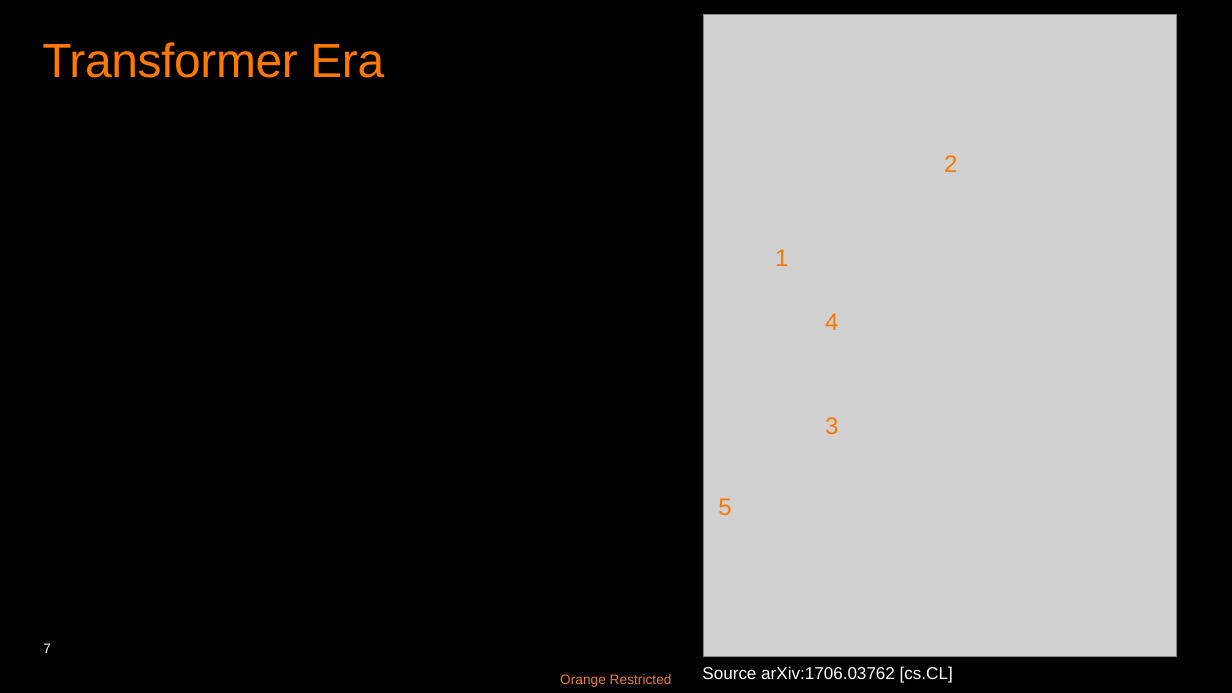
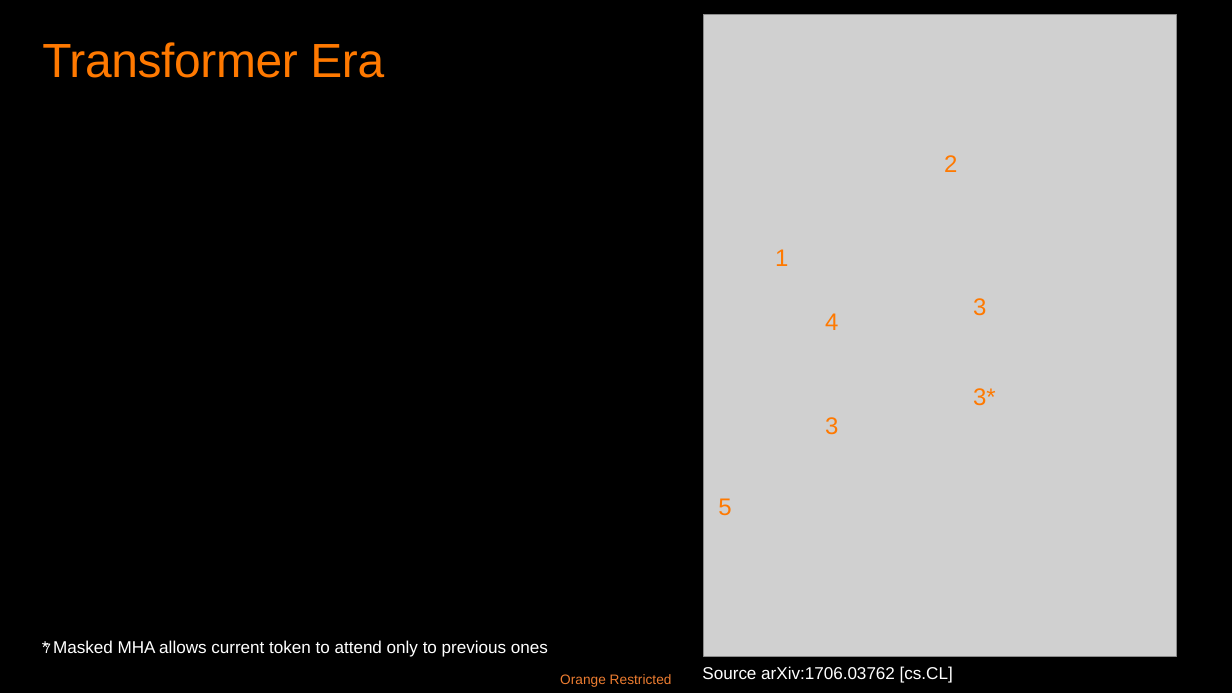
Before and after one commit to basavyr/peft-training, a slide deck: slide 7 of presentation/LORA-RPoenaru.pptx. Drawn at 1232x693 pixels with LibreOffice and Linux fonts; fonts in the diff are those of the drawing; grey boxes stand for pictures. Boxes give left, top, right and bottom in pixels: in the first picture for what was removed or moved away, otherwise in the second. Text is boxed around its words. In the diff, an @@ line names an element or a change of style, - is before the commit and + after.

```diff
--- a/presentation/LORA-RPoenaru.pptx
+++ b/presentation/LORA-RPoenaru.pptx
@@ text added at [973,298,986,316], 14 pt, text #FF7900 @@
+3
@@ text added at [973,388,996,406], 14 pt, text #FF7900 @@
+3*
@@ text added at [53,640,548,657], 10 pt, text #FFFFFF @@
+* Masked MHA allows current token to attend only to previous ones
```
Also in this commit, not shown: 2 other slides changed.
